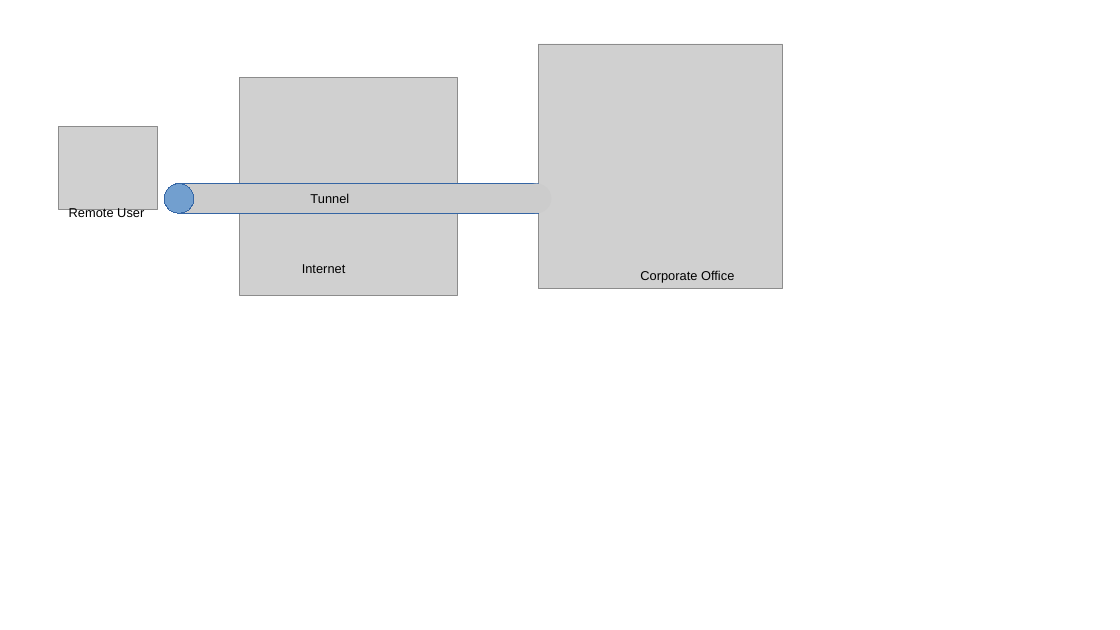
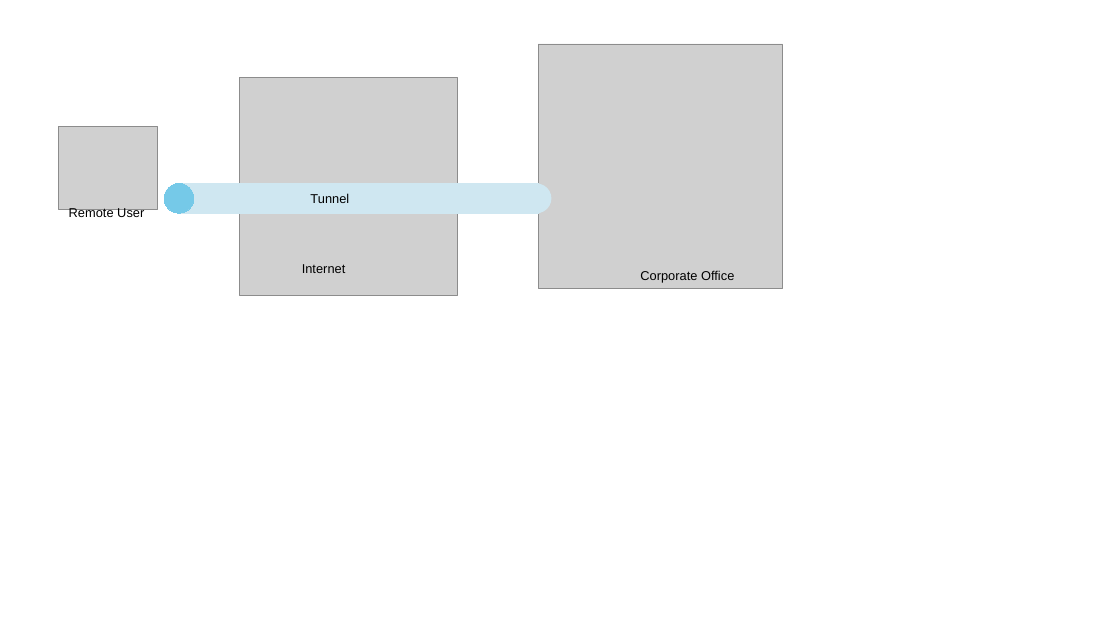
Before and after one commit to SystemsApproach/security, a slide deck: slide 3 of figures/SecurityFigs.odp (slide 7 before the commit). Drawn at 1120x630 pixels with LibreOffice and Linux fonts; fonts in the diff are those of the drawing; grey boxes stand for pictures. Boxes give left, top, right and bottom in pixels: in the first picture for what was removed or moved away, otherwise in the second. Text is boxed around its words. In the diff, an @@ line names an element or a change of style, - is before the commit and + after.

```diff
--- a/figures/SecurityFigs.odp
+++ b/figures/SecurityFigs.odp
@@ ellipse at (164, 183, 193, 213): fill #729FCF to #75C9E8; outline #3465A4 0 pt to #75C9E8 0 pt @@
@@ rectangle at (180, 183, 539, 213): fill #CCCCCC to #CFE7F1; outline #3465A4 0 pt to #CFE7F1 0 pt @@
@@ ellipse at (522, 183, 551, 213): fill #CCCCCC to #CFE7F1 @@
```
Also in this commit, not shown: 7 other slides changed, 3 slides added, 16 other files.
